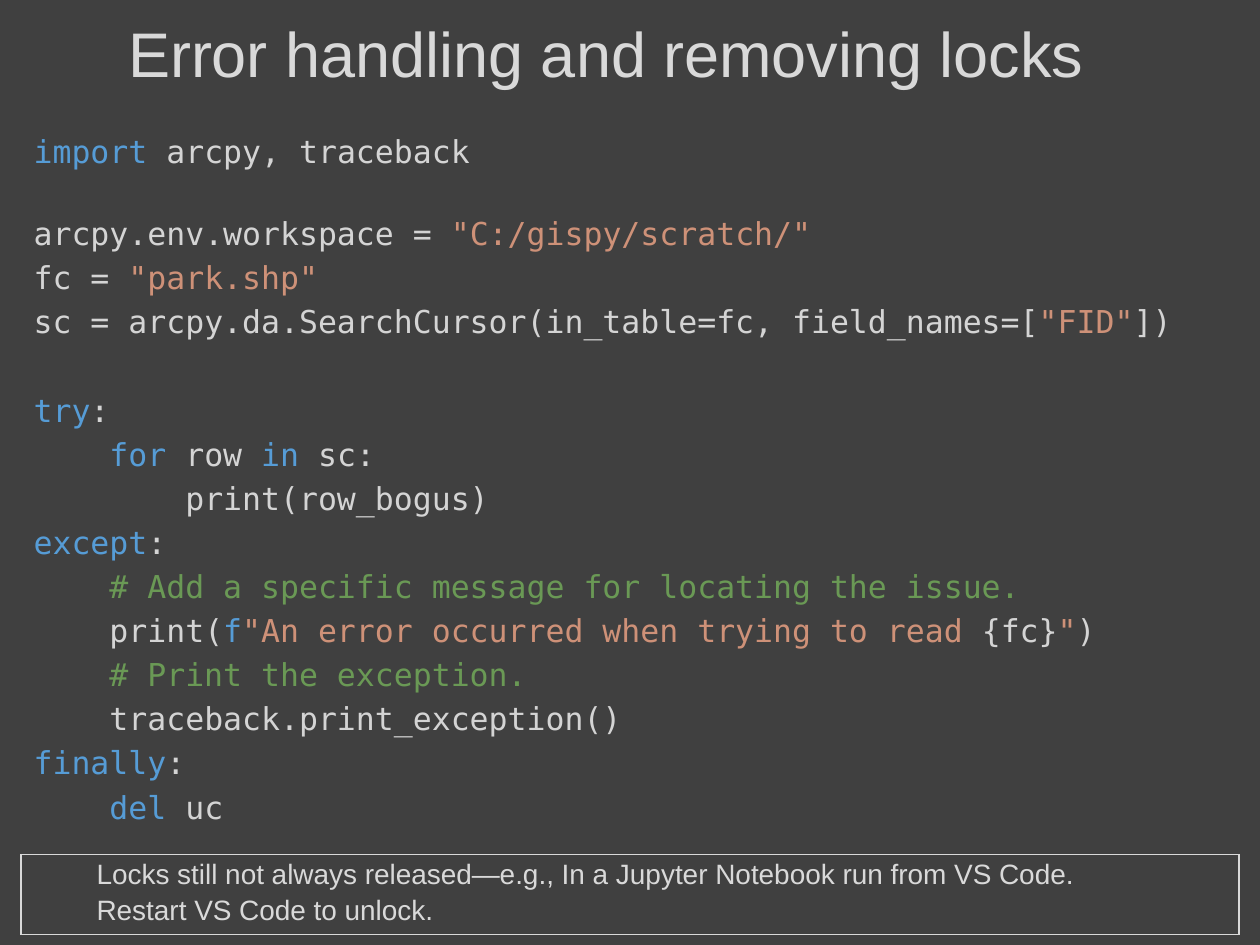
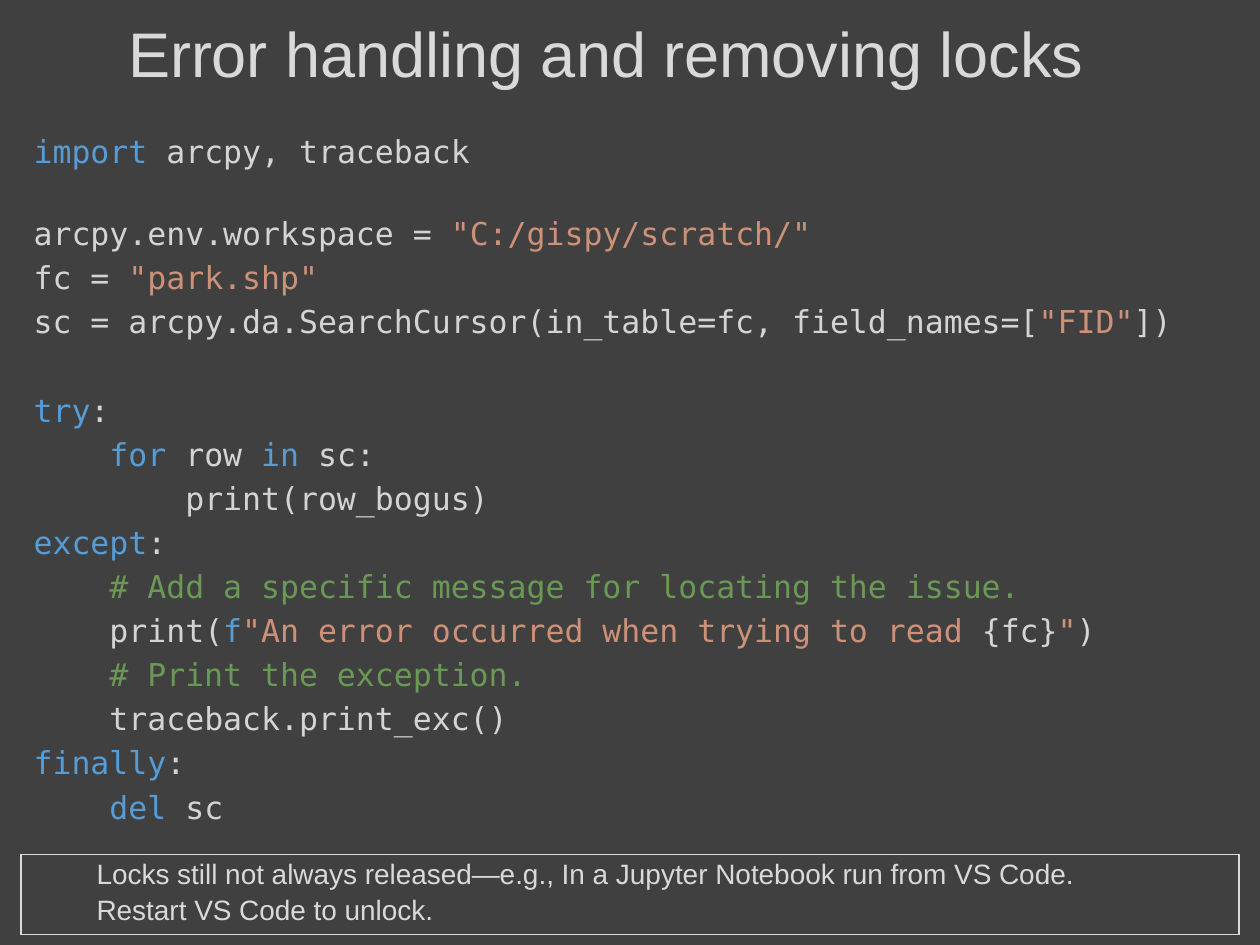
Before and after one commit to lgtateos/gis540, a slide deck: slide 93 of slides/cursors.pptx. Drawn at 1260x945 pixels with LibreOffice and Linux fonts; fonts in the diff are those of the drawing. Boxes give left, top, right and bottom in pixels: in the first picture for what was removed or moved away, otherwise in the second. Text is boxed around its words. In the diff, an @@ line names an element or a change of style, - is before the commit and + after.

```diff
--- a/slides/cursors.pptx
+++ b/slides/cursors.pptx
@@ text at (109,706,507,738): text changed @@
-traceback.print_exception()
+traceback.print_exc()
@@ text at (109,795,223,820): text changed @@
-del uc
+del sc
```
Also in this commit, not shown: 3 other slides changed, 1 slide added.
